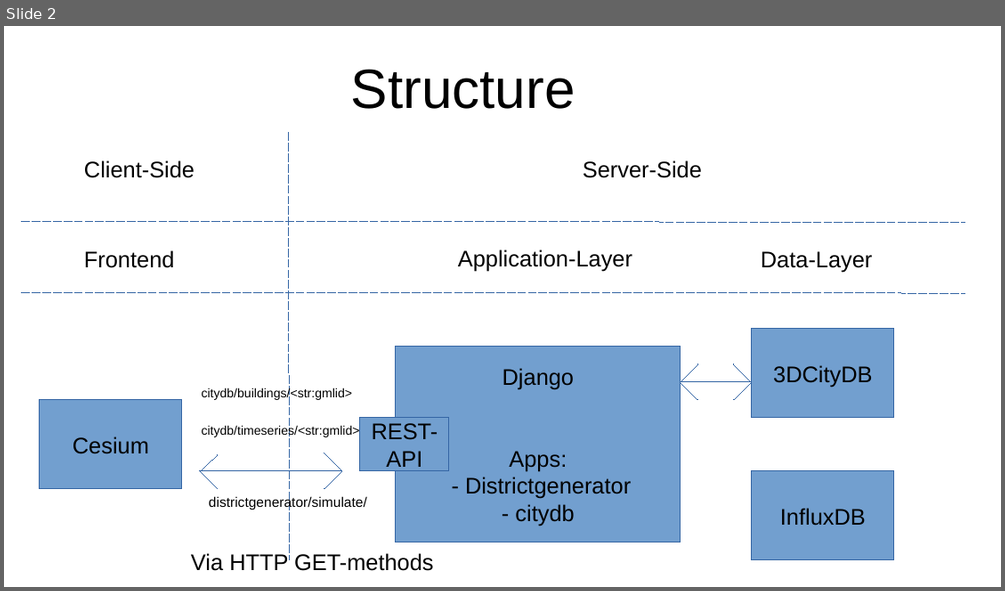
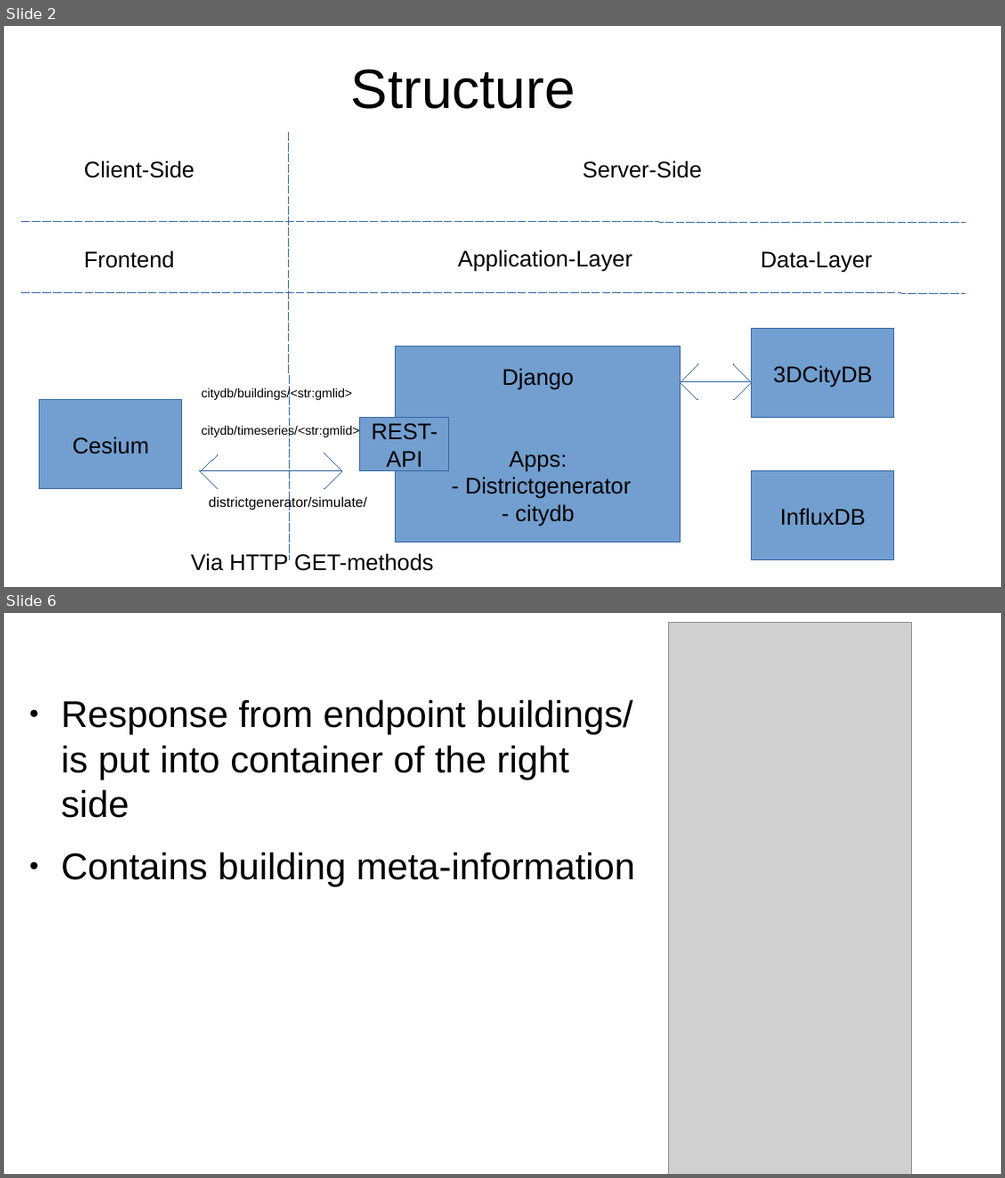
Before and after one commit to TUB-DVG/djangoCesium, a slide deck: doc/generalPresenation.odp. Shown one above the other, each under a label of ours: slide 2 before the commit, slides 2 and 6 after it; the slides between them are not shown. The pictures are 1005x591 and 1005x1178 pixels, drawn with LibreOffice and Linux fonts; fonts in the diff are those of the drawing; grey boxes stand for pictures. Boxes give left, top, right and bottom in pixels: in the first picture for what was removed or moved away, otherwise in the second. Text is boxed around its words. In the diff, an @@ line names an element or a change of style, - is before the commit and + after.

```diff
--- a/doc/generalPresenation.odp
+++ b/doc/generalPresenation.odp
@@ slide 6 added at <box>4,613,1001,1174</box>, background #FFFFFF @@
@@ picture added at <box>669,622,912,1174</box> @@
@@ text added at <box>61,699,635,880</box>, 29.6 pt, text #000000 @@
+● Response from endpoint buildings/ is put into container of the right side
+● Contains building meta-information
```
Also in this commit, not shown: 6 other slides added, 9 other files.
